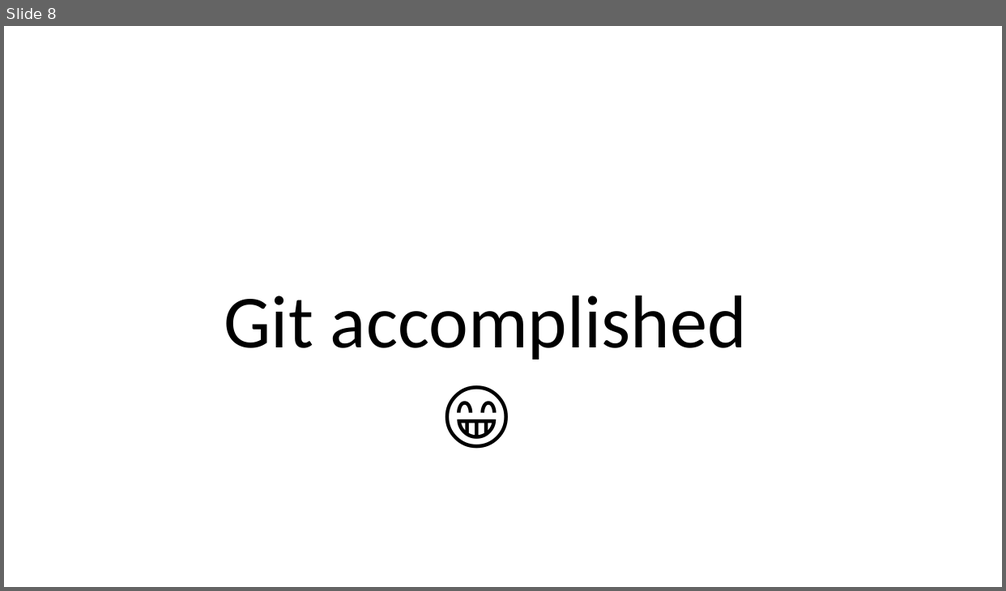
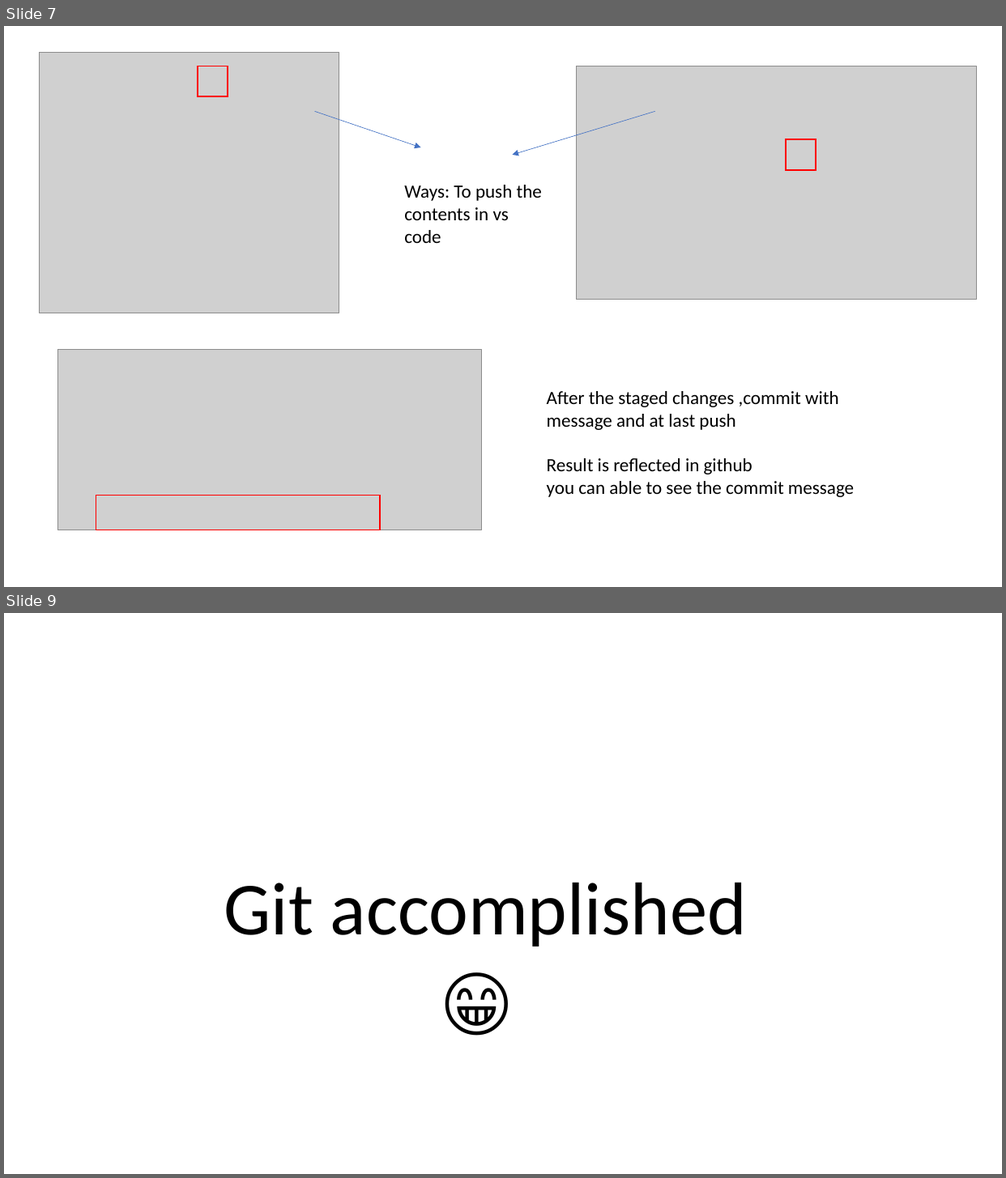
Before and after one commit to kselvan73/Gravity_seizer, a slide deck: Home_done_works/Documents/pptformats/LearningOfGit.pptx. Shown one above the other, each under a label of ours: slide 8 before the commit, slides 7 and 9 after it; the slides between them are not shown. The pictures are 1006x591 and 1006x1178 pixels, drawn with LibreOffice and Linux fonts; fonts in the diff are those of the drawing; grey boxes stand for pictures. Boxes give left, top, right and bottom in pixels: in the first picture for what was removed or moved away, otherwise in the second. Text is boxed around its words. In the diff, an @@ line names an element or a change of style, - is before the commit and + after.

```diff
--- a/Home_done_works/Documents/pptformats/LearningOfGit.pptx
+++ b/Home_done_works/Documents/pptformats/LearningOfGit.pptx
@@ slide 7 added at bbox=[4, 26, 1002, 587], background #FFFFFF @@
@@ picture added at bbox=[40, 52, 339, 314] @@
@@ rectangle added at bbox=[198, 66, 228, 97], outline #FF0000 1.5 pt @@
@@ picture added at bbox=[577, 66, 977, 300] @@
@@ arrow added from (315, 111) to (421, 148), #4472C4 0.5 pt @@
@@ arrow added from (655, 111) to (513, 155), #4472C4 0.5 pt @@
@@ rectangle added at bbox=[786, 139, 816, 170], outline #FF0000 1.5 pt @@
@@ text added at bbox=[404, 185, 542, 243], 18 pt, text #000000 @@
+Ways: To push the contents in vs code
@@ picture added at bbox=[58, 349, 482, 531] @@
@@ text added at bbox=[547, 391, 854, 497], 18 pt, text #000000 @@
+After the staged changes ,commit with message and at last push
+Result is reflected in github
+you can able to see the commit message
@@ rectangle added at bbox=[96, 495, 381, 531], outline #FF0000 1 pt @@
@@ what was slide 8 is now slide 9 @@
```
Also in this commit, not shown: 5 slides changed, 1 other file.
